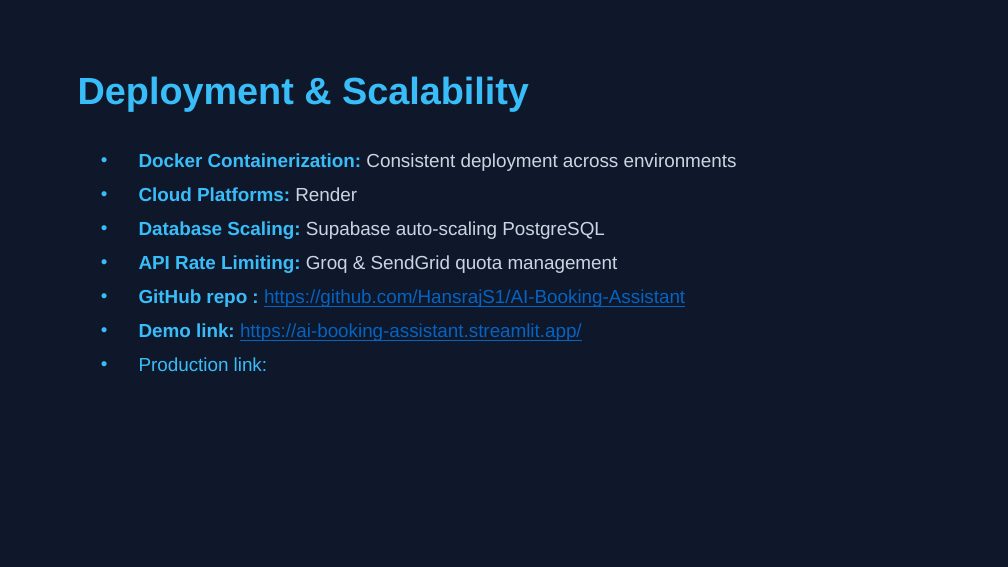
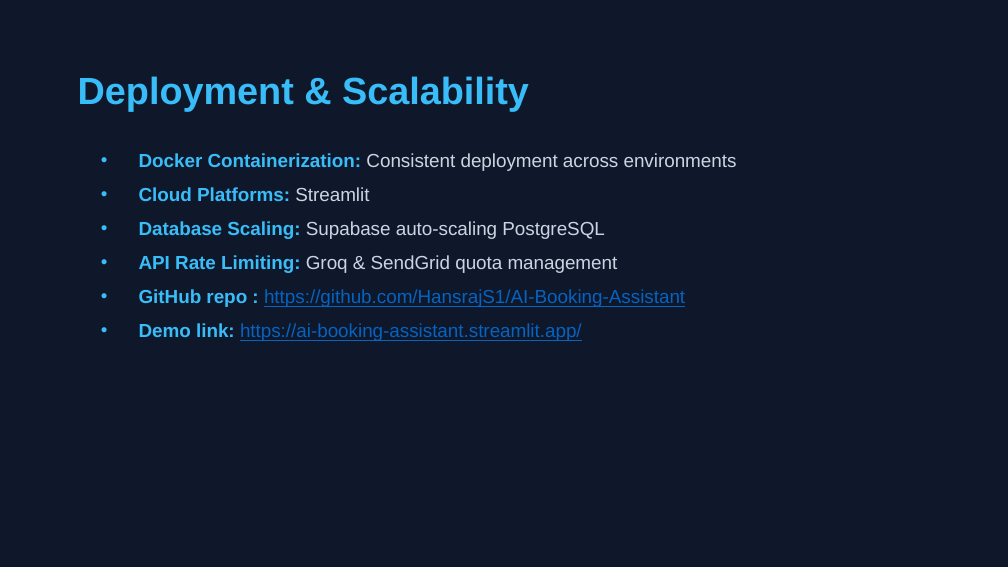
Before and after one commit to HansrajS1/AI-Booking-Assistant, a slide deck: slide 16 of AI Booking Assistant.pptx (slide 15 before the commit). Drawn at 1008x567 pixels with LibreOffice and Linux fonts; fonts in the diff are those of the drawing. Boxes give left, top, right and bottom in pixels: in the first picture for what was removed or moved away, otherwise in the second. Text is boxed around its words. In the diff, an @@ line names an element or a change of style, - is before the commit and + after.

```diff
--- a/AI Booking Assistant.pptx
+++ b/AI Booking Assistant.pptx
@@ text at (139, 187, 369, 201): text changed @@
-• Cloud Platforms: Render
+• Cloud Platforms: Streamlit
@@ text at (139, 357, 267, 371): paragraph removed @@
-• Production link:
```
Also in this commit, not shown: 3 other slides changed, 1 slide added.
